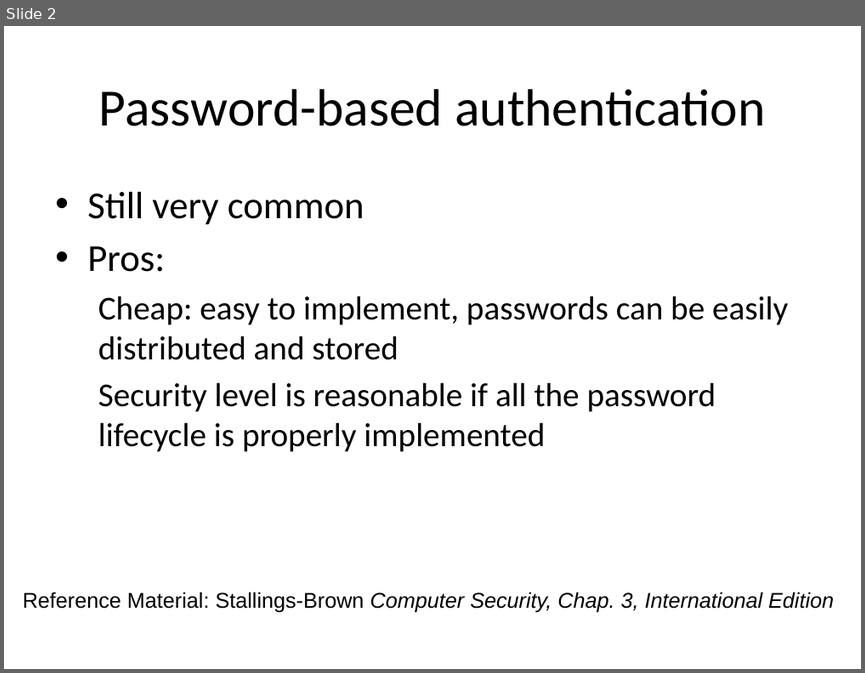
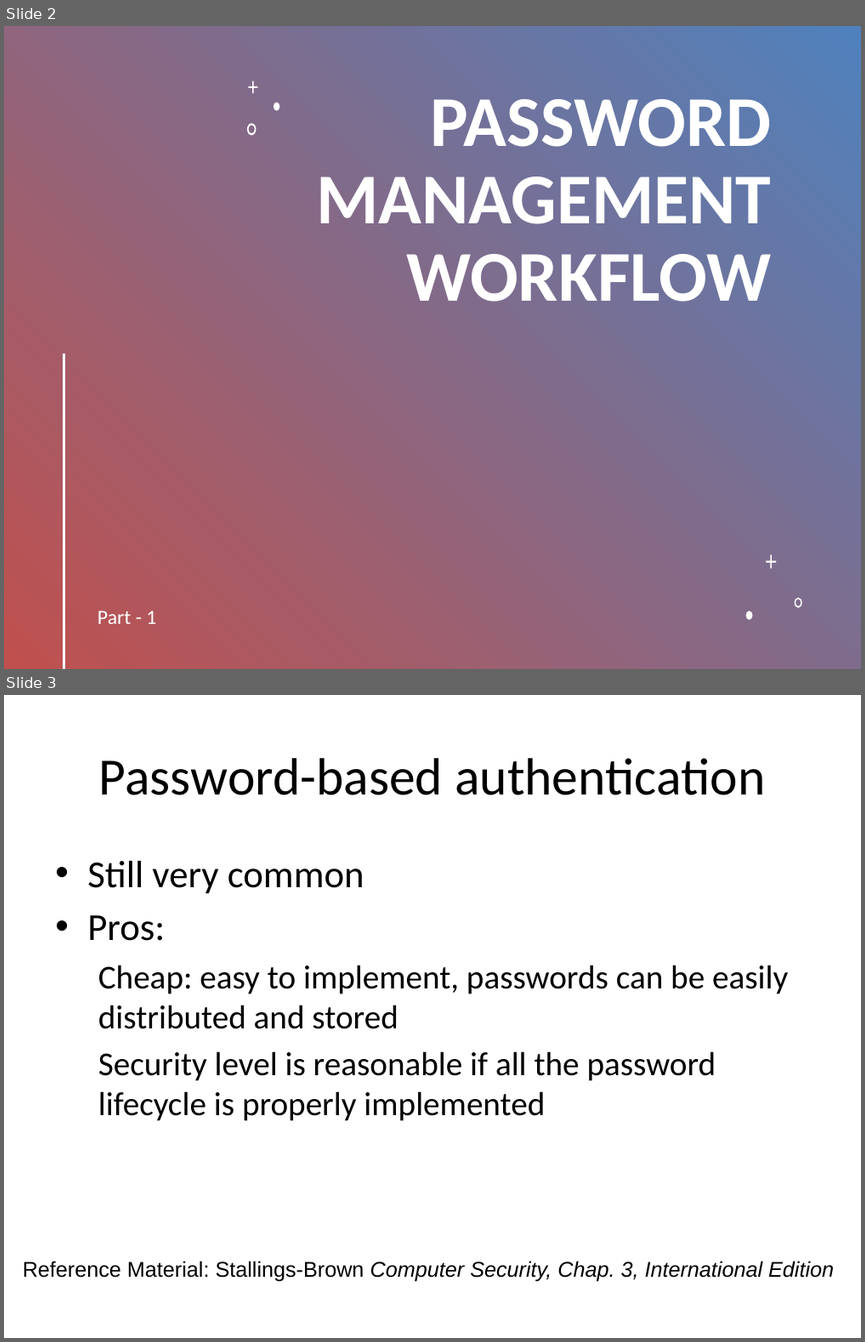
Before and after one commit to DeMaCS-UNICAL/NetworkSecurity, a slide deck: slides/PasswordStorage.pptx. Shown one above the other, each under a label of ours: slide 2 before the commit, slides 2 and 3 after it. The pictures are 865x673 and 865x1342 pixels, drawn with LibreOffice and Linux fonts; fonts in the diff are those of the drawing. Boxes give left, top, right and bottom in pixels: in the first picture for what was removed or moved away, otherwise in the second. Text is boxed around its words. In the diff, an @@ line names an element or a change of style, - is before the commit and + after.

```diff
--- a/slides/PasswordStorage.pptx
+++ b/slides/PasswordStorage.pptx
@@ slide 2 added at (x1=4, y1=26, x2=861, y2=669), background #FFFFFF @@
@@ rectangle added at (x1=4, y1=26, x2=861, y2=669), fill gradient #4F81BD to #C0504D @@
@@ freeform shape added at (x1=248, y1=81, x2=257, y2=94), fill #FFFFFF @@
@@ title added at (x1=316, y1=99, x2=772, y2=301), 60 pt, text #FFFFFF, bold @@
+PASSWORD MANAGEMENT WORKFLOW
@@ freeform shape added at (x1=247, y1=123, x2=256, y2=135), fill #FFFFFF @@
@@ freeform shape added at (x1=273, y1=102, x2=279, y2=111), fill #FFFFFF @@
@@ line added from (64, 354) to (64, 668), #FFFFFF 2 pt @@
@@ freeform shape added at (x1=766, y1=554, x2=776, y2=568), fill #FFFFFF @@
@@ text added at (x1=98, y1=610, x2=156, y2=624), 17 pt, text #FFFFFF @@
+Part - 1
@@ freeform shape added at (x1=746, y1=610, x2=753, y2=619), fill #FFFFFF @@
@@ freeform shape added at (x1=794, y1=597, x2=801, y2=607), fill #FFFFFF @@
@@ what was slide 2 is now slide 3 @@
```
Also in this commit, not shown: 4 slides changed, 5 other slides added, 2 other files.
